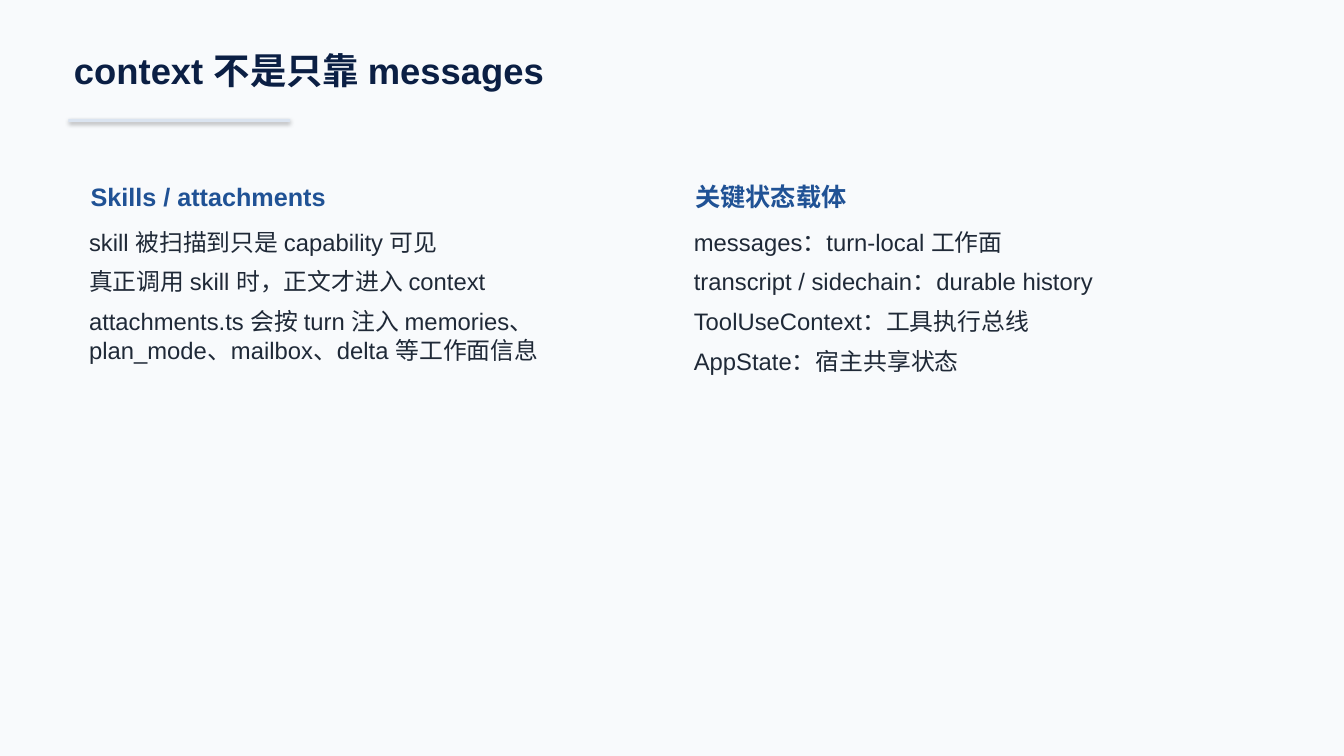
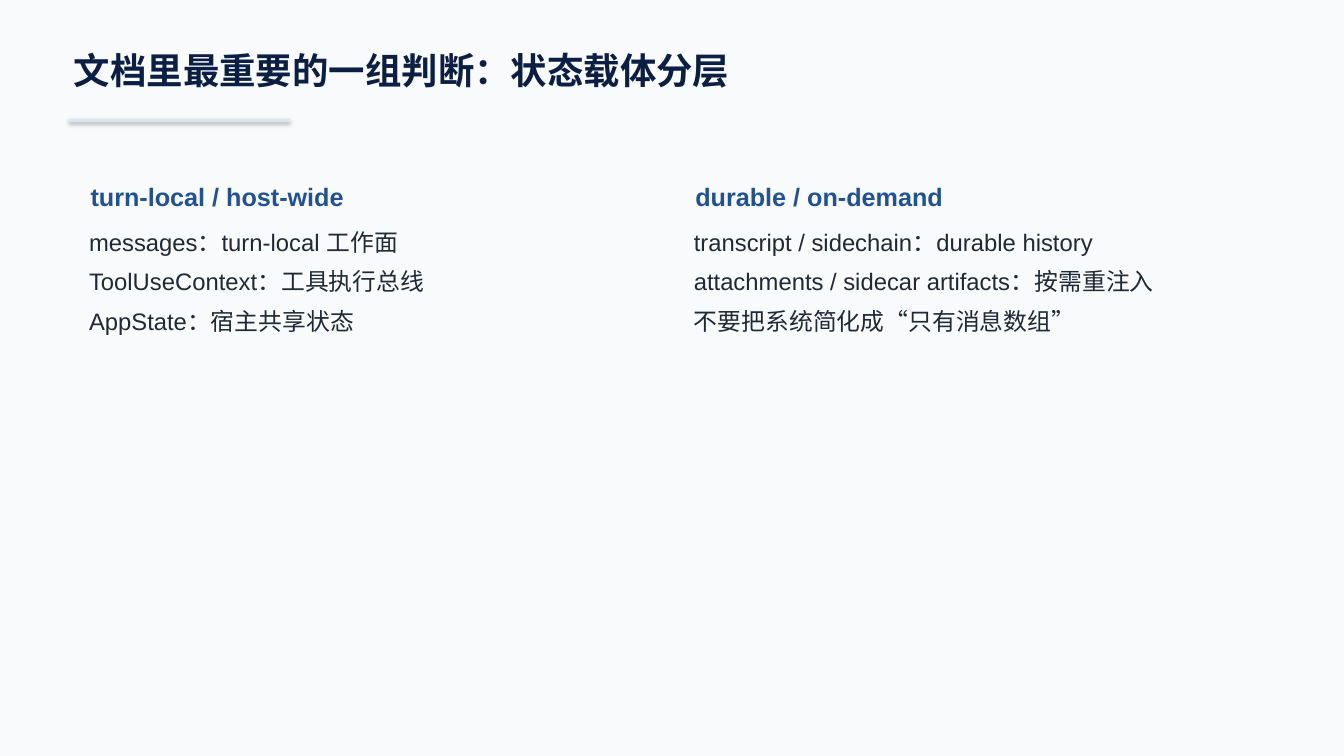
Before and after one commit to boboliu-1010/ccode, a slide deck: slide 16 of docs/zh/00-代码总览与运行时走读-WPS兼容版.pptx (slide 11 before the commit). Drawn at 1344x756 pixels with LibreOffice and Linux fonts; fonts in the diff are those of the drawing. Boxes give left, top, right and bottom in pixels: in the first picture for what was removed or moved away, otherwise in the second. Text is boxed around its words. In the diff, an @@ line names an element or a change of style, - is before the commit and + after.

```diff
--- a/docs/zh/00-代码总览与运行时走读-WPS兼容版.pptx
+++ b/docs/zh/00-代码总览与运行时走读-WPS兼容版.pptx
@@ text at box(74, 52, 729, 88): text changed @@
-context 不是只靠 messages
+文档里最重要的一组判断：状态载体分层
@@ text at box(91, 187, 343, 207): text changed @@
-Skills / attachments
+turn-local / host-wide
@@ text at box(695, 187, 943, 207): text changed @@
-关键状态载体
+durable / on-demand
@@ text at box(89, 231, 424, 335): text changed @@
-skill 被扫描到只是 capability 可见
-真正调用 skill 时，正文才进入 context
-attachments.ts 会按 turn 注入 memories、plan_mode、mailbox、delta 等工作面信息
+messages：turn-local 工作面
+ToolUseContext：工具执行总线
+AppState：宿主共享状态
@@ text at box(694, 231, 1002, 256): paragraph removed @@
-messages：turn-local 工作面
@@ text at box(694, 271, 1154, 332): text changed @@
-ToolUseContext：工具执行总线
-AppState：宿主共享状态
+attachments / sidecar artifacts：按需重注入
+不要把系统简化成“只有消息数组”
```
Also in this commit, not shown: 1 other slide changed, 8 slides added, 3 slides removed, 1 other file.
